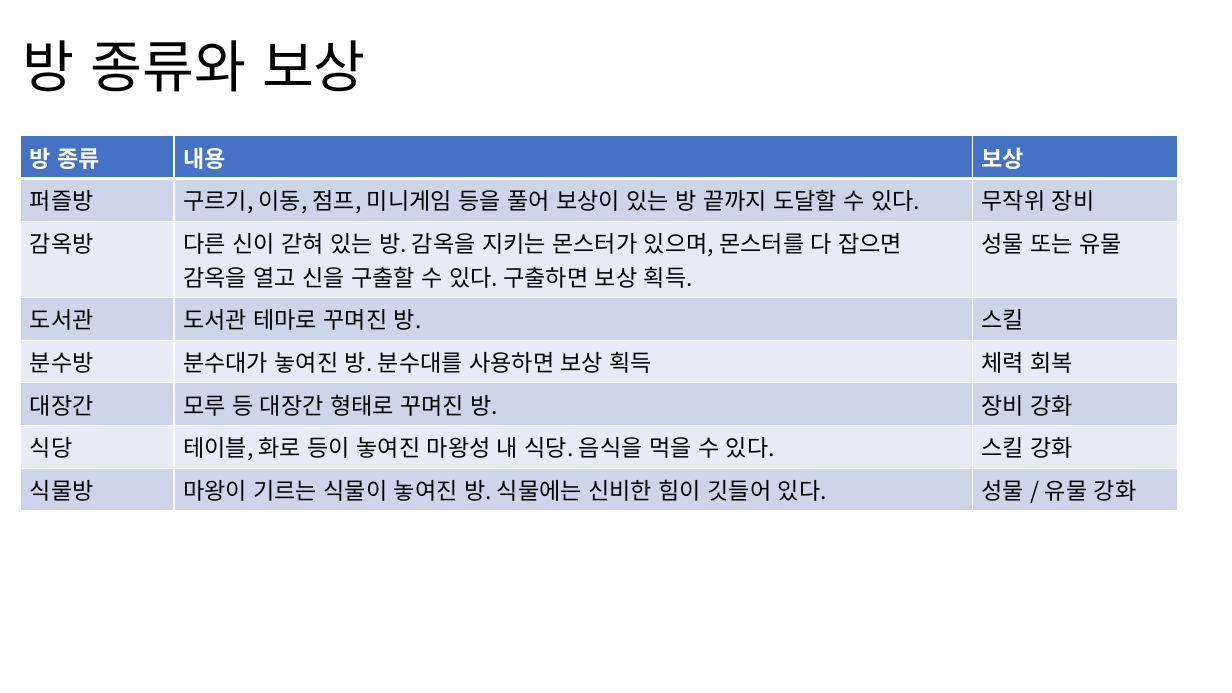
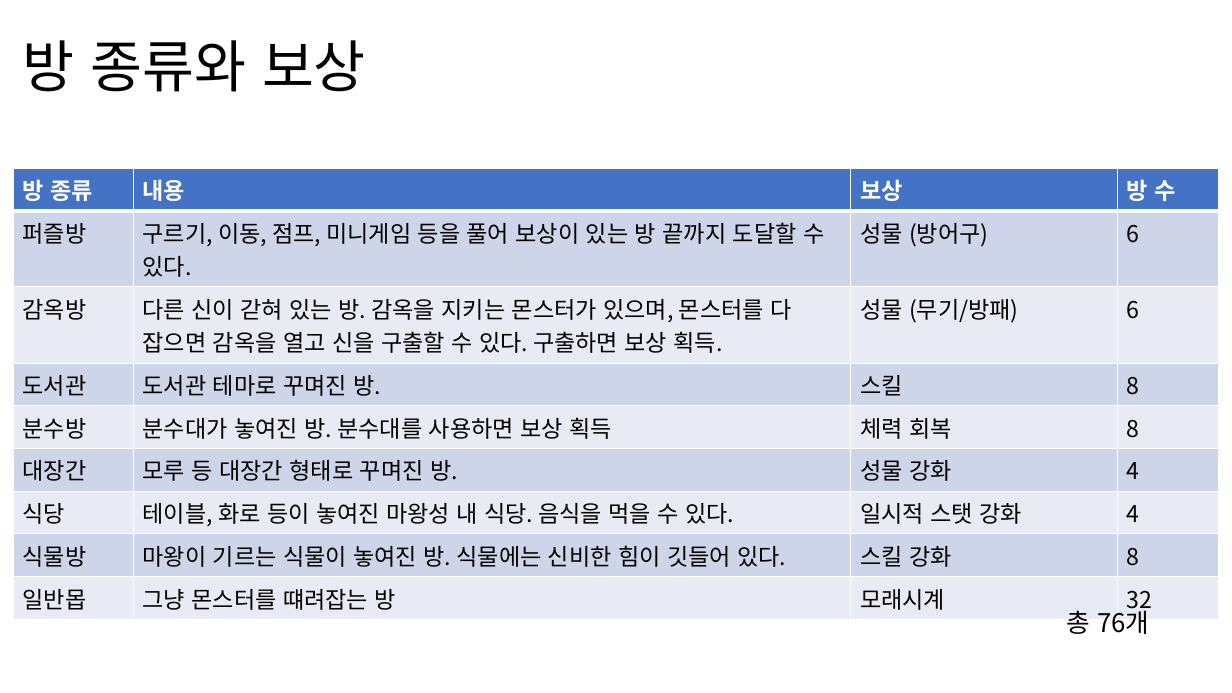
Before and after one commit to screat100/Kronos2, a slide deck: slide 4 of 기획서/00 맵.pptx. Drawn at 1232x693 pixels with LibreOffice and Linux fonts; fonts in the diff are those of the drawing. Boxes give left, top, right and bottom in pixels: in the first picture for what was removed or moved away, otherwise in the second. Text is boxed around its words. In the diff, an @@ line names an element or a change of style, - is before the commit and + after.

Commit message:
맵, 성물 기획서 수정 및 스케줄러

```diff
--- a/기획서/00 맵.pptx
+++ b/기획서/00 맵.pptx
@@ table at box(14, 168, 1219, 617) @@
-방 종류 | 내용 | 보상
-퍼즐방 | 구르기, 이동, 점프, 미니게임 등을 풀어 보상이 있는 방 끝까지 도달할 수 있다. | 무작위 장비
-감옥방 | 다른 신이 갇혀 있는 방. 감옥을 지키는 몬스터가 있으며, 몬스터를 다 잡으면 감옥을 열고 신을 구출할 수 있다. 구출하면 보상 획득. | 성물 또는 유물
-도서관 | 도서관 테마로 꾸며진 방. | 스킬
-분수방 | 분수대가 놓여진 방. 분수대를 사용하면 보상 획득 | 체력 회복
-대장간 | 모루 등 대장간 형태로 꾸며진 방. | 장비 강화
-식당 | 테이블, 화로 등이 놓여진 마왕성 내 식당. 음식을 먹을 수 있다. | 스킬 강화
-식물방 | 마왕이 기르는 식물이 놓여진 방. 식물에는 신비한 힘이 깃들어 있다. | 성물 / 유물 강화
+방 종류 | 내용 | 보상 | 방 수
+퍼즐방 | 구르기, 이동, 점프, 미니게임 등을 풀어 보상이 있는 방 끝까지 도달할 수 있다. | 성물 (방어구) | 6
+감옥방 | 다른 신이 갇혀 있는 방. 감옥을 지키는 몬스터가 있으며, 몬스터를 다 잡으면 감옥을 열고 신을 구출할 수 있다. 구출하면 보상 획득. | 성물 (무기/방패) | 6
+도서관 | 도서관 테마로 꾸며진 방. | 스킬 | 8
+분수방 | 분수대가 놓여진 방. 분수대를 사용하면 보상 획득 | 체력 회복 | 8
+대장간 | 모루 등 대장간 형태로 꾸며진 방. | 성물 강화 | 4
+식당 | 테이블, 화로 등이 놓여진 마왕성 내 식당. 음식을 먹을 수 있다. | 일시적 스탯 강화 | 4
+식물방 | 마왕이 기르는 식물이 놓여진 방. 식물에는 신비한 힘이 깃들어 있다. | 스킬 강화 | 8
+일반몹 | 그냥 몬스터를 떄려잡는 방 | 모래시계 | 32
@@ table: place and size @@
-table at box(20, 136, 1177, 505)
+table at box(14, 168, 1219, 617)
@@ text added at box(1067, 606, 1149, 634), 20 pt, text #000000 @@
+총 76개
```
Also in this commit, not shown: 1 other slide changed, 2 other files.
